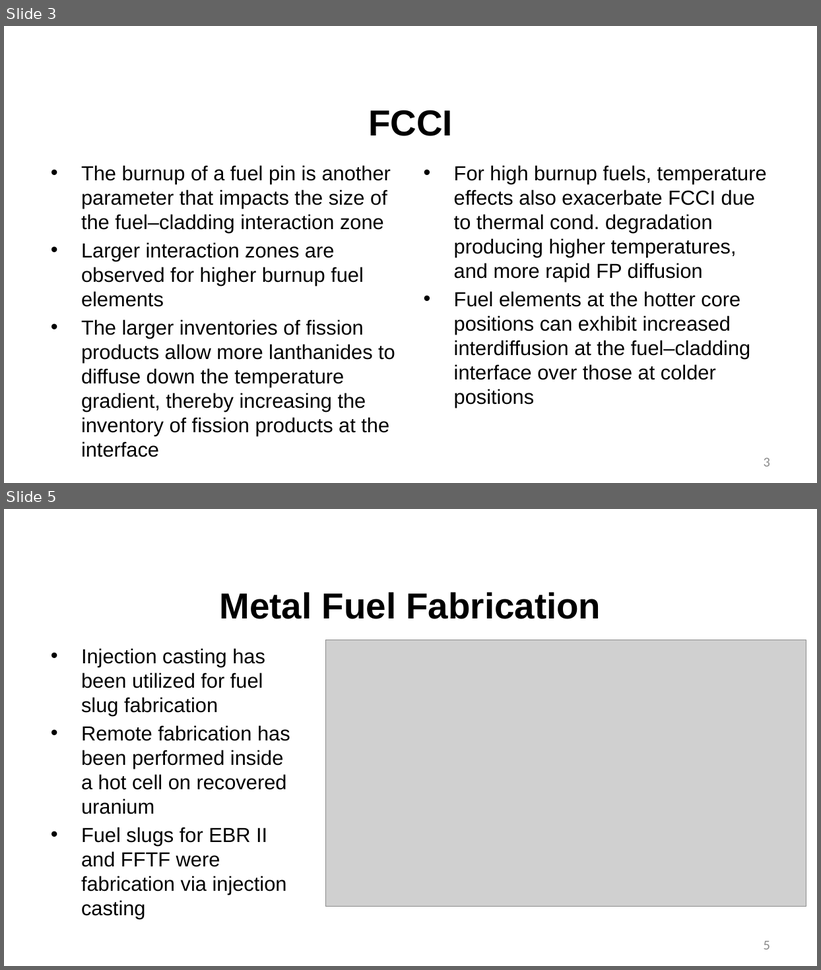
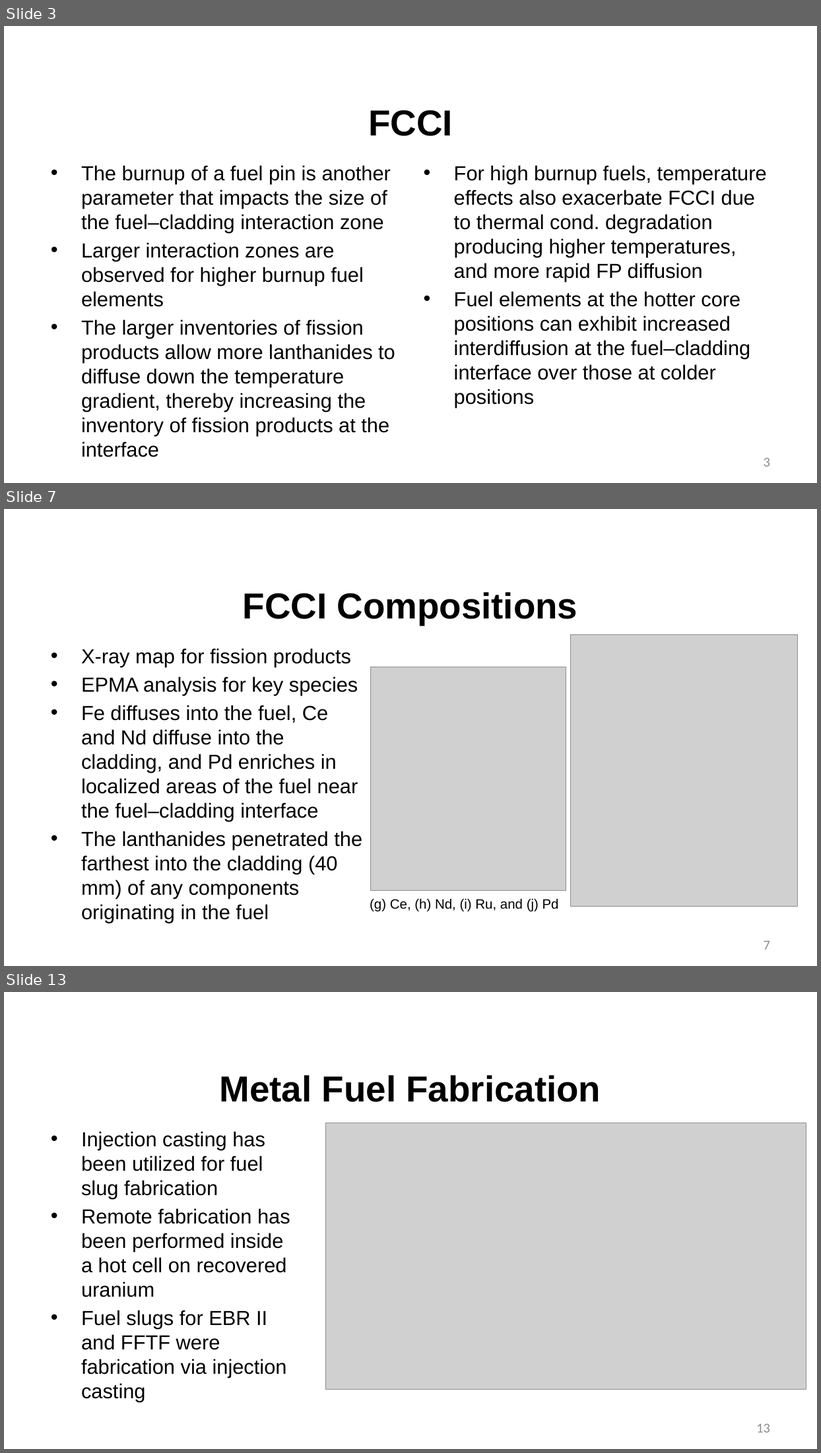
Before and after one commit to benbeeler/TEACHING, a slide deck: Advanced Reactor Materials/Lec8_SFRs.pptx. Shown one above the other, each under a label of ours: slides 3 and 5 before the commit, slides 3, 7 and 13 after it; the slides between them are not shown. The pictures are 821x970 and 821x1453 pixels, drawn with LibreOffice and Linux fonts; fonts in the diff are those of the drawing; grey boxes stand for pictures; background and template pictures are left out. Boxes give left, top, right and bottom in pixels: in the first picture for what was removed or moved away, otherwise in the second. Text is boxed around its words. In the diff, an @@ line names an element or a change of style, - is before the commit and + after.

```diff
--- a/Advanced Reactor Materials/Lec8_SFRs.pptx
+++ b/Advanced Reactor Materials/Lec8_SFRs.pptx
@@ slide 7 added at [4, 509, 817, 966], background #FFFFFF @@
@@ title added at [243, 592, 578, 625], 42.7 pt, text #000000, bold @@
+FCCI Compositions
@@ picture added at [571, 634, 797, 907] @@
@@ text added at [81, 648, 362, 923], 24 pt, text #000000 @@
+• X-ray map for fission products
+• EPMA analysis for key species
+• Fe diffuses into the fuel, Ce and Nd diffuse into the cladding, and Pd enriches in localized areas of the fuel near the fuel–cladding interface
+• The lanthanides penetrated the farthest into the cladding (40 mm) of any components originating in the fuel
@@ picture added at [370, 667, 566, 890] @@
@@ text added at [370, 899, 559, 912], 16 pt, text #000000 @@
+(g) Ce, (h) Nd, (i) Ru, and (j) Pd
@@ page number added at [764, 941, 770, 950], 16 pt, text #8C8C8C @@
+7
@@ what was slide 5 is now slide 13 @@
@@ page number at [756, 1424, 770, 1433]: text changed @@
-5
+13
```
Also in this commit, not shown: 1 slide changed, 7 other slides added, 15 slides removed, 3 other files.
